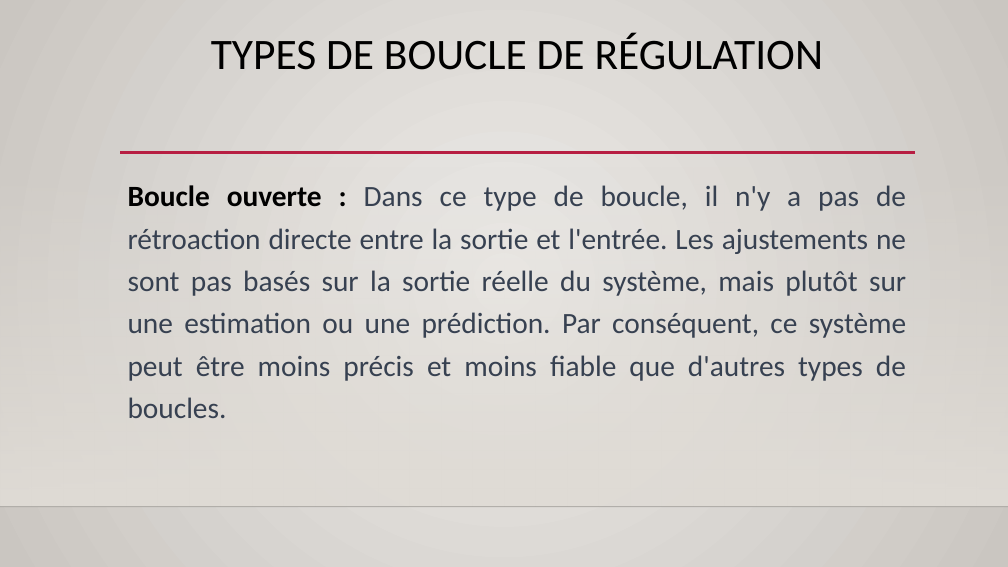
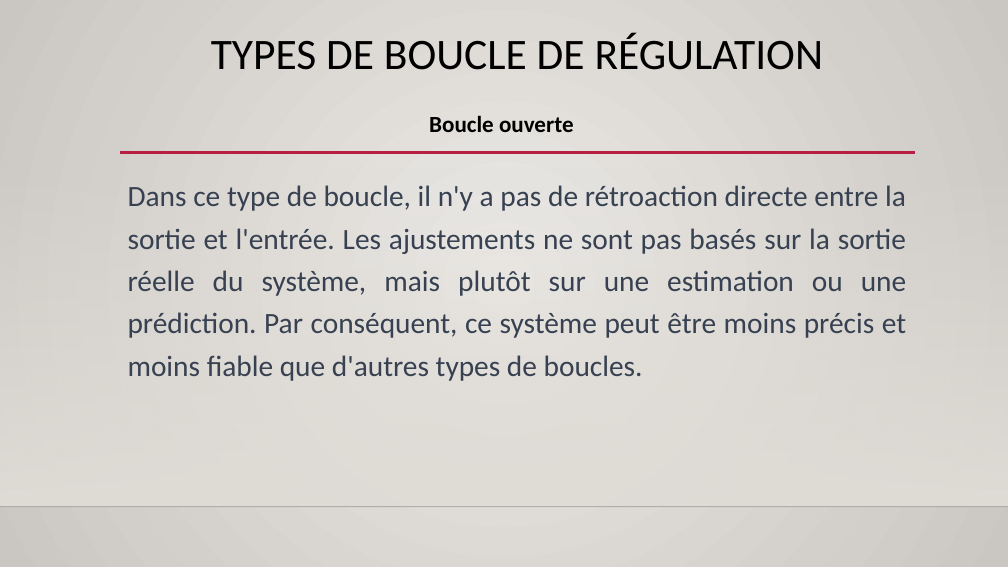
Before and after one commit to Aboudara/Document, a slide deck: slide 9 of Formation regulation.pptx (slide 6 before the commit). Drawn at 1008x567 pixels with LibreOffice and Linux fonts; fonts in the diff are those of the drawing; background and template pictures are left out. Boxes give left, top, right and bottom in pixels: in the first picture for what was removed or moved away, otherwise in the second. Text is boxed around its words. In the diff, an @@ line names an element or a change of style, - is before the commit and + after.

```diff
--- a/Formation regulation.pptx
+++ b/Formation regulation.pptx
@@ text added at [429, 115, 574, 132], 22 pt, text #000000, bold @@
+Boucle ouverte
@@ text at [128, 185, 906, 381]: text changed @@
-Boucle ouverte : Dans ce type de boucle, il n'y a pas de rétroaction directe entre la sortie et l'entrée. Les ajustements ne sont pas basés sur la sortie réelle du système, mais plutôt sur une estimation ou une prédiction. Par conséquent, ce système peut être moins précis et moins fiable que d'autres types de boucles.
+Dans ce type de boucle, il n'y a pas de rétroaction directe entre la sortie et l'entrée. Les ajustements ne sont pas basés sur la sortie réelle du système, mais plutôt sur une estimation ou une prédiction. Par conséquent, ce système peut être moins précis et moins fiable que d'autres types de boucles.
```
Also in this commit, not shown: 1 other slide changed, 8 slides added, 1 slide removed.
